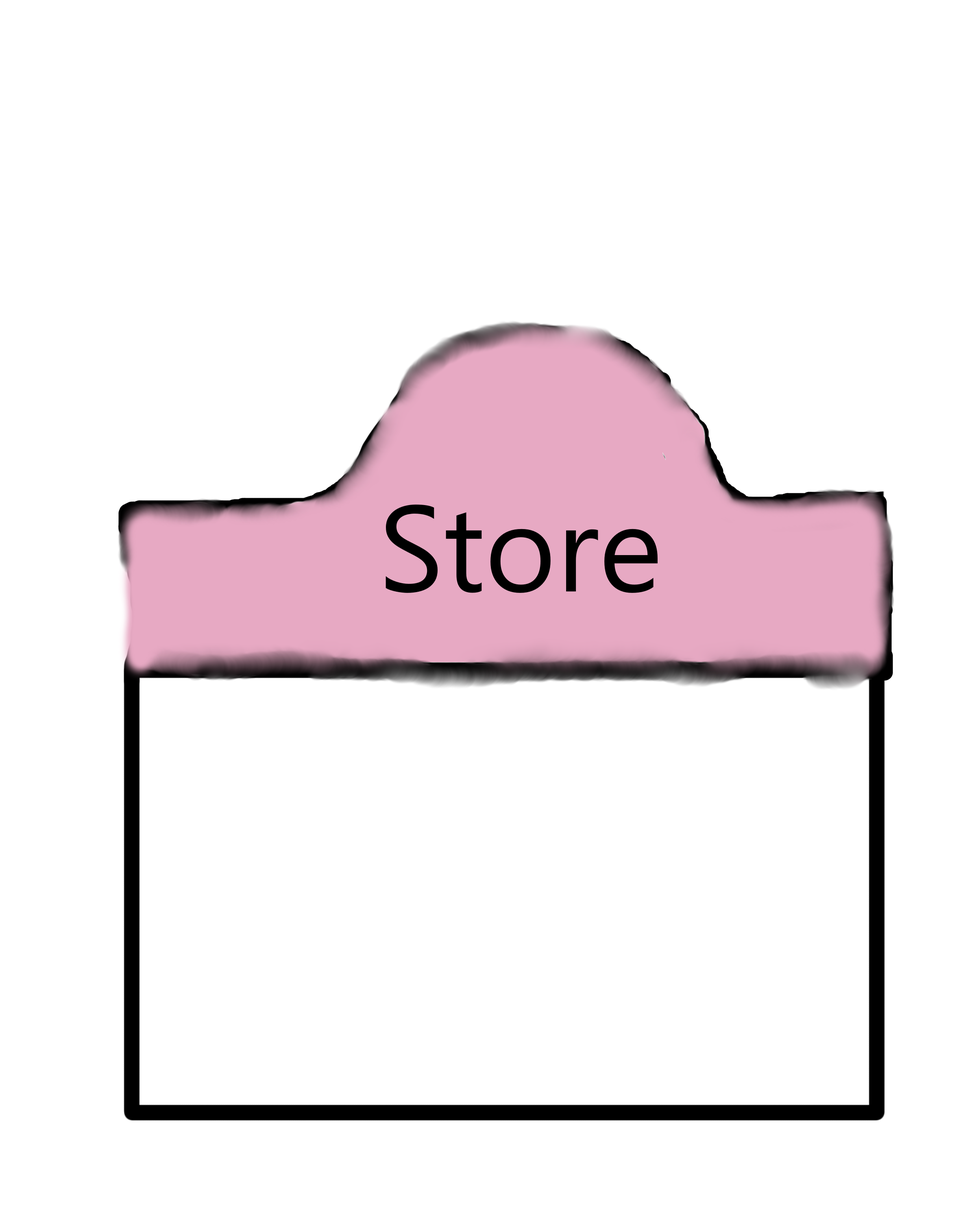
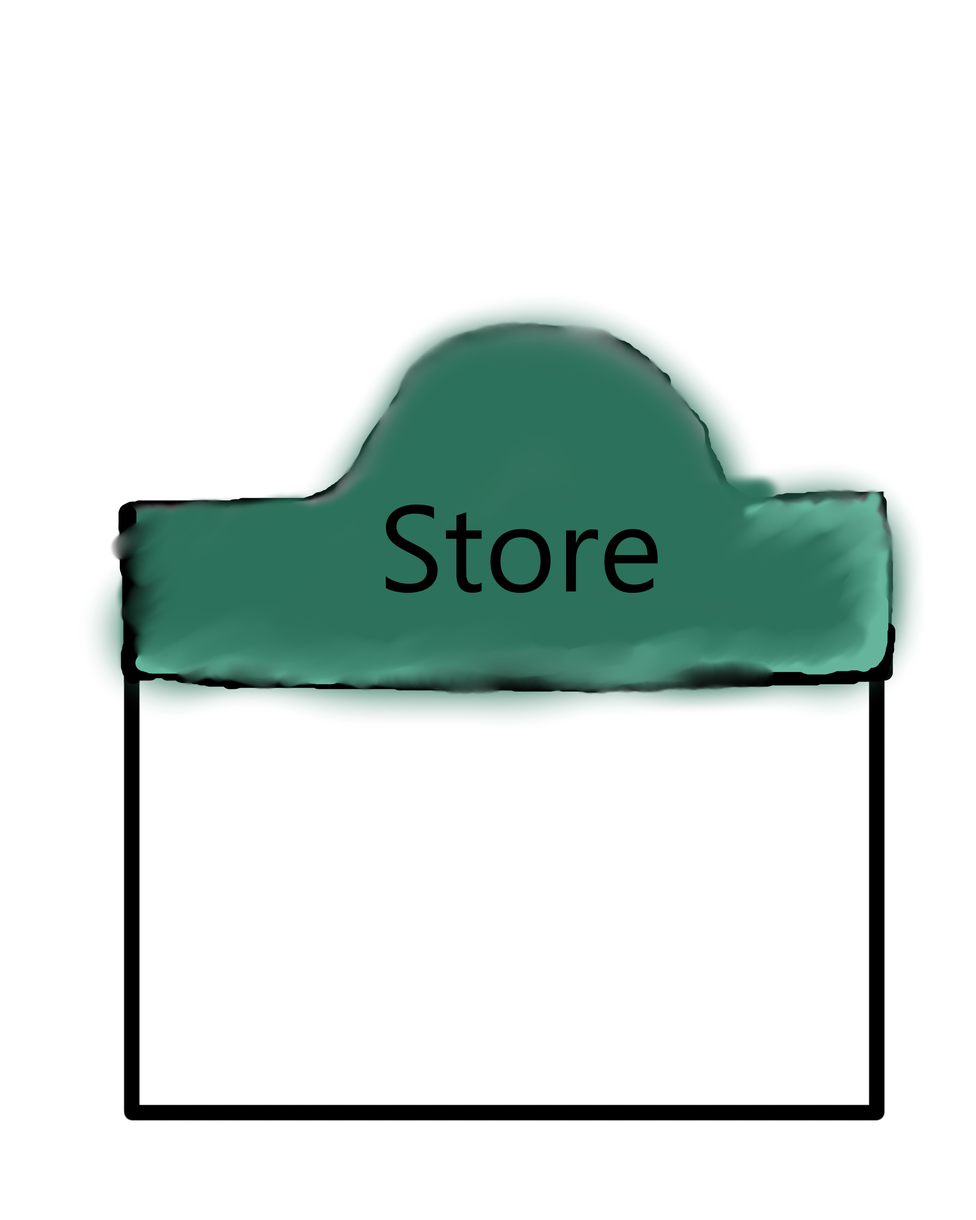
Layers edited between the first and the second 976×1220 image:
removed layer "Målarlager 2" over (494, 390, 729, 727)
painted on "Kopia av Målarlager 3" (1st of 2) over (83, 296, 925, 727)
painted on "Målarlager 3" over (83, 296, 925, 727)
painted on "Målarlager 1" over (83, 296, 925, 727)
